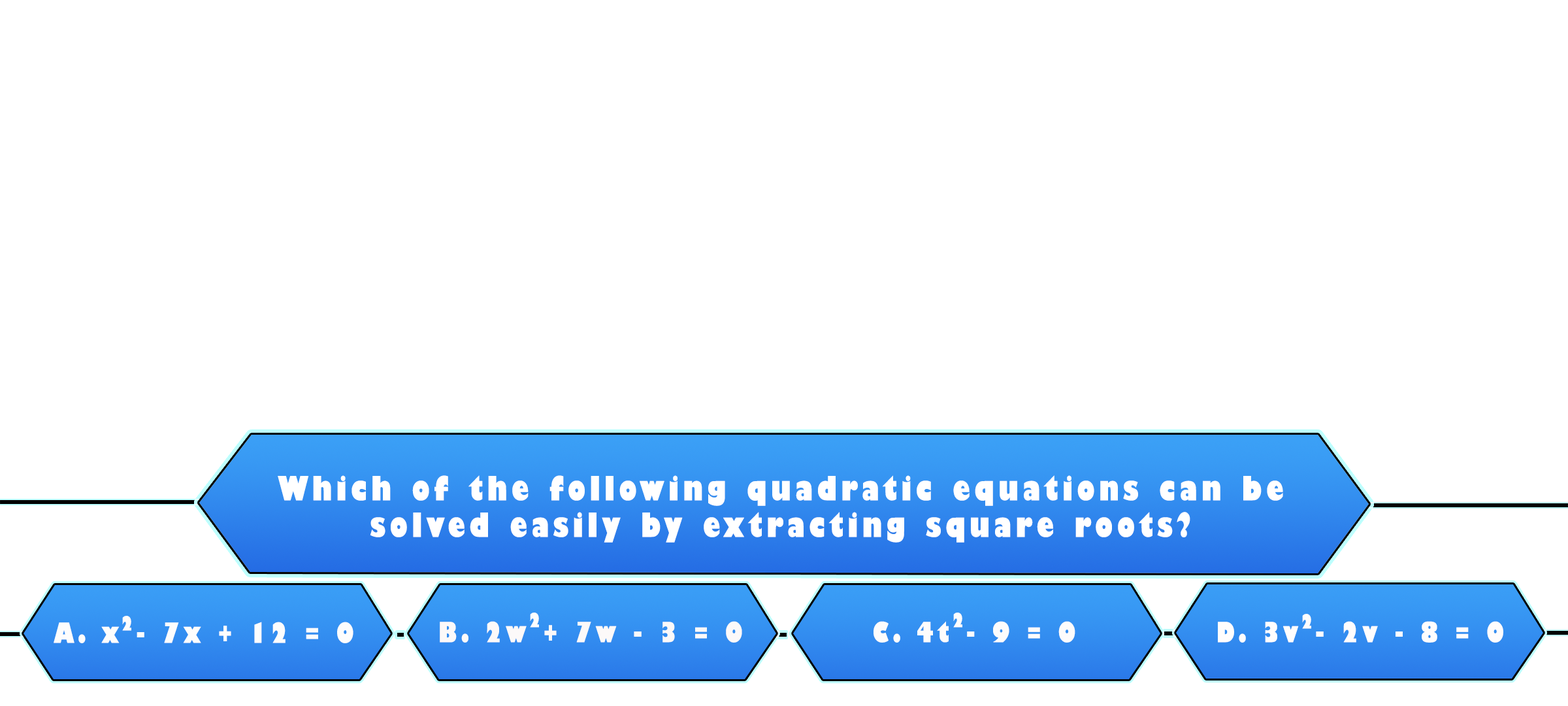
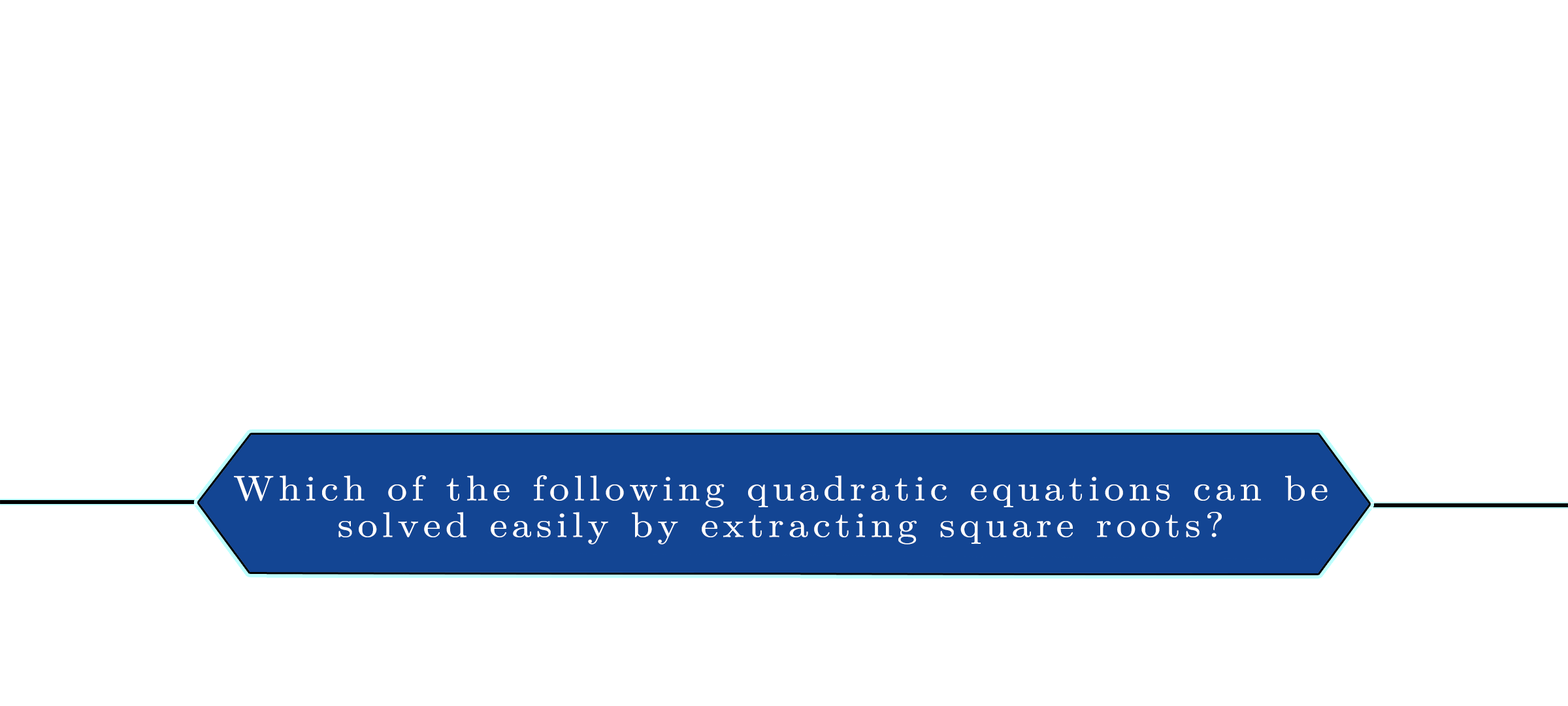
Revision of a layered (1568, 706) image; what changed, layer by layer:
painted on "Which of the following quadratic equations can be solved easily" over bbox(233, 474, 1328, 545)
painted on "Layer 7" over bbox(199, 434, 1369, 573)
hid group "Group 1" (9 layers) over bbox(1164, 584, 1568, 679)
renamed "D. 3v - 2v - 8 = 0" to "D. 3v² - 2v - 8 = 0", painted on it over bbox(1206, 619, 1514, 643)
hid "2 copy 3" over bbox(1302, 613, 1312, 629)
painted on "Layer 9" over bbox(1176, 584, 1544, 679)
hid group "Group 5" (8 layers) over bbox(793, 584, 1161, 679)
renamed "C. 4t - 9 = 0" to "C. 4t² - 9 = 0", painted on it over bbox(839, 618, 1110, 643)
hid "2 copy 2" over bbox(953, 612, 963, 628)
painted on "Layer 9 copy" over bbox(793, 584, 1161, 679)
hid group "Group 4" (8 layers) over bbox(408, 584, 787, 679)
hid "2 copy 4" over bbox(529, 612, 539, 628)
renamed "B. 2w + 7w - 3 = 0" to "B. 2w² + 7w - 3 = 0", painted on it over bbox(429, 619, 752, 645)
painted on "Layer 9 copy 2" over bbox(408, 584, 777, 679)
hid group "Group 3" (7 layers) over bbox(0, 584, 404, 679)
hid "2" (2nd of 2, in "Group 3") over bbox(122, 615, 132, 631)
renamed "A. x - 7x + 12 = 0" to "A. x²- 7x + 12 = 0", painted on it over bbox(42, 618, 365, 646)
painted on "Layer 9 copy 3" over bbox(23, 584, 391, 679)
